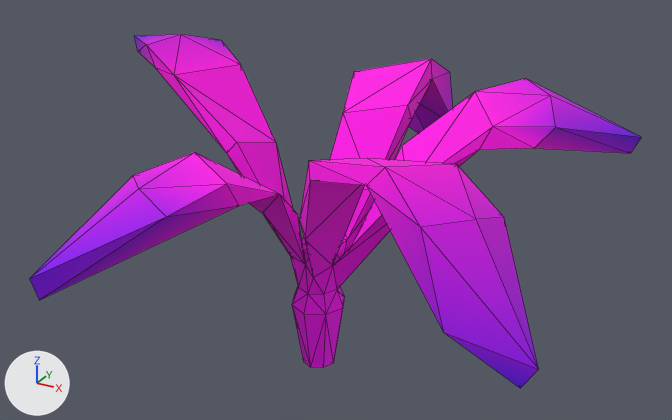
Renders of the glTF model assets/synty/synty-plant-04.gltf from each side of a commit.
The view is the same before and after, from a 50 mm lens placed at (0.524, -0.905, 0.605), pointed at (-0.004, 0.053, 0.125). Every picture has the same lights, and +X, +Y and +Z are marked at lower left. The older version comes first. Mesh edges are drawn as thin lines. Vertices at exactly the same position are counted once.

Before the edit, the objects in view are built like this:
```python
mat_lambert2 = bpy.data.materials.new('lambert2')
mat_lambert2.use_nodes = True; mat_lambert2.node_tree.nodes.clear()
_N = mat_lambert2.node_tree.nodes; _L = mat_lambert2.node_tree.links
n0 = _N.new('ShaderNodeBsdfPrincipled'); n0.name = 'Principled BSDF'
n0.inputs[2].default_value = 0.86  # 'Roughness'
n1 = _N.new('ShaderNodeOutputMaterial'); n1.name = 'Material Output'
n2 = _N.new('ShaderNodeVertexColor'); n2.name = 'Color Attribute'
_L.new(n0.outputs[0], n1.inputs[0])  # 'BSDF' to 'Surface'
_L.new(n2.outputs[0], n0.inputs[0])  # 'Color' to 'Base Color'
me_sm_plant_04 = bpy.data.meshes.new('SM_Plant_04')
me_sm_plant_04.from_pydata(...)  # 122 vertices, 240 faces; spans x -0.366..0.342, y -0.295..0.394, z -0.067..0.32
me_sm_plant_04.materials.append(mat_lambert2)
ob_sm_plant_04 = bpy.data.objects.new('SM_Plant_04', me_sm_plant_04)
ob_sm_plant_04.location = (0.0, 0.0, 0.0)
```
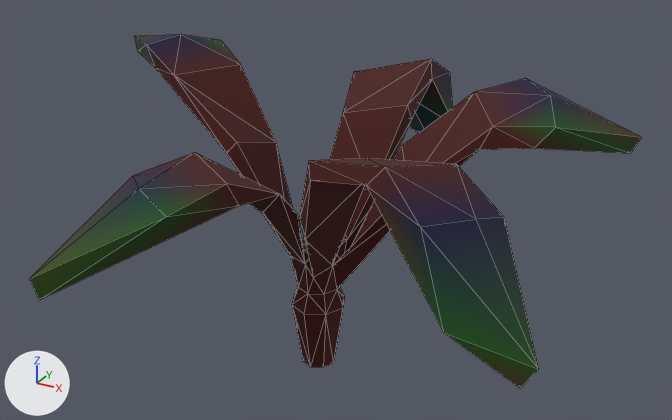
Pixel boxes (x1, y1, x2, y2) of what changed, in the pictures (672 x 420 px):
'SM_Plant_04', surface changed, recoloured (darker): (29, 34, 641, 388) in both

Diff of the bpy script that builds the scene:
```diff
--- a/assets/synty/synty-plant-04.gltf.py
+++ b/assets/synty/synty-plant-04.gltf.py
@@ img_image_0 @@
+img_image_0 = load_image('Image_0', '_unpacked/Image_0', 512, 512, 'sRGB')
@@ mat_lambert2 @@
 n0 = _N.new('ShaderNodeBsdfPrincipled'); n0.name = 'Principled BSDF'
 n1 = _N.new('ShaderNodeOutputMaterial'); n1.name = 'Material Output'
+n3 = _N.new('ShaderNodeMix'); n3.name = 'Mix'
+n3.data_type = 'RGBA'
+n3.blend_type = 'MULTIPLY'
+n3.inputs[0].default_value = 1.0  # 'Factor'
 n2 = _N.new('ShaderNodeVertexColor'); n2.name = 'Color Attribute'
+n4 = _N.new('ShaderNodeTexImage'); n4.name = 'Image Texture'
+n4.image = img_image_0
 _L.new(n0.outputs[0], n1.inputs[0])  # 'BSDF' to 'Surface'
-_L.new(n2.outputs[0], n0.inputs[0])  # 'Color' to 'Base Color'
+_L.new(n3.outputs[2], n0.inputs[0])  # 'Result' to 'Base Color'
+_L.new(n2.outputs[0], n3.inputs[7])  # 'Color' to 'B'
+_L.new(n4.outputs[0], n3.inputs[6])  # 'Color' to 'A'
@@ me_sm_plant_04 @@
 me_sm_plant_04.from_pydata(...)  # 122 vertices, 240 faces; spans x -0.366..0.342, y -0.295..0.394, z -0.067..0.32
 # used by ob_sm_plant_04; location = (0.0, 0.0, 0.0)
+# me_sm_plant_04 part 1: 240 faces centred in x -0.328..0.319, y -0.269..0.371, z -0.067..0.312 are repainted in the vertex colours, in many colours
 me_sm_plant_04.materials.append(mat_lambert2)
```
